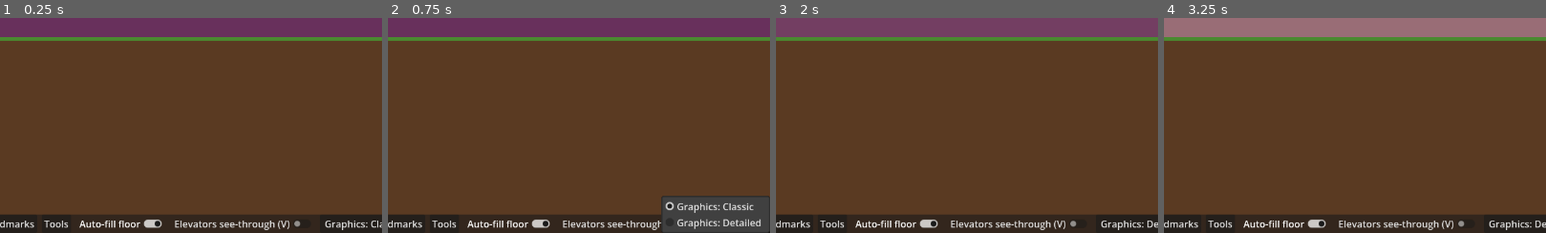
Above: before the commit, frames 1-4 (left to right).
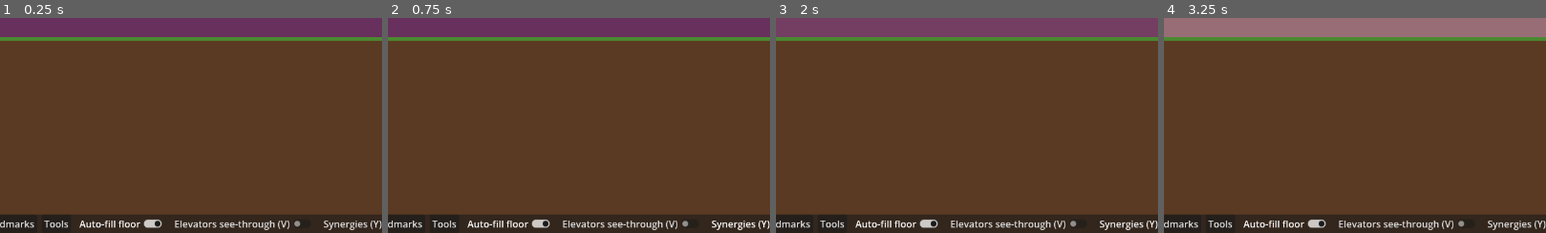
Above: after the commit, the same moments.

Repository: evidencelacking/TowerGame
Game: Godot game, scene res://scenes/main.tscn
The game is run twice, just before and just after one commit, with the same random seed, the same clock (stepped at 60 frames per second) and the same inputs.
Inputs (mouse positions are % of the whole screen's width and height, from its top left):
- Up to frame 1 (0.25 s): no input
- Up to frame 2 (0.75 s): click (98, 98) at 0.5 s, where only the run after the commit has a clickable "Synergies (Y)"
- Up to frame 3 (2 s): click (99, 98) at 1.25 s, where only the run before the commit has a clickable "Graphics: Classic"
- Up to frame 4 (3.25 s): click "2x" at 2 s; click "1x" at 2.75 s
The pictures show only the part of the screen within x 50-100%, y 50-100%; the shares and areas given below are measured in that part.

The runs differ from the first frame. In frame 1, 0.4% of the frame differs, in the area x 84-100%, y 94-99%; in frame 2, 4.7%, in the area x 71-100%, y 82-100%; in frame 3, 0.4%; in frame 4, 0.4%.

Commit message:
Synergy overlay: tint by net synergy, hover links, toolbar switch (refs #294)
Co-Authored-By: Claude Sonnet 5.5 <noreply@anthropic.com>

Diff:
--- /dev/null
+++ b/scripts/view/synergy_look.gd
@@ -0,0 +1,99 @@
+extends RefCounted
+## The synergy overlay (#294): a view filter that tints each room by its net synergy, green for a boost to red
+## for a harm, and, for the room under the cursor, draws faint links to the rooms that boost or harm it.
+## Pure reading of the sim (scripts/sim/synergy.gd) and the grid: nothing here writes to the tower, and the
+## same helpers serve Classic and Detailed, since the overlay paints in world pixels over either style's rooms.
+##
+## Net synergy of a room is the sum of what its neighbours do to it, in points: mood points, plus percent of a
+## condo's sale price, plus percent of a shop's takings. Noise has its own rule (noise.gd) and is not folded in.
+
+const SynergyScript := preload("res://scripts/sim/synergy.gd")
+const VC := preload("res://scripts/view/view_consts.gd")
+
+const FULL := 20  ## A net of this many points (or more, either way) shows the strongest tint.
+const MAX_ALPHA := 0.5
+const GOOD := Color(0.25, 0.85, 0.35)
+const BAD := Color(0.9, 0.25, 0.2)
+const SOURCE_EDGE := Color(1.0, 0.95, 0.6, 0.9)  ## The outline of a room that is a synergy source.
+const LINK_GOOD := Color(0.5, 1.0, 0.55, 0.55)
+const LINK_BAD := Color(1.0, 0.45, 0.4, 0.55)
+
+## The view option: whether the overlay is shown. Session state only: never saved, in the tower or elsewhere.
+static var on: bool = false
+
+
+## Net synergy points of a room of `kind` at `run` among `others` ([kind, run] source pairs).
+static func net_of(kind: String, run: Array, others: Array) -> int:
+	var net := SynergyScript.mood_delta(kind, run, others)
+	if kind == "condo":
+		net += SynergyScript.demand_percent(run, others)
+	net += SynergyScript.sales_percent(kind, run, others)
+	return net
+
+
+## The tint of a net value: clear at 0, green above, red below, stronger with the size, capped at FULL points.
+static func tint(net: int) -> Color:
+	if net == 0:
+		return Color(0.0, 0.0, 0.0, 0.0)
+	var strength := float(mini(absi(net), FULL)) / float(FULL)
+	var base := GOOD if net > 0 else BAD
+	return Color(base.r, base.g, base.b, MAX_ALPHA * strength)
+
+
+## The world pixel rect of a run [floor, column, length].
+static func rect_of(run: Array) -> Rect2i:
+	return Rect2i(int(run[1]) * VC.CELL_W, VC.floor_to_row(int(run[0])) * VC.CELL_H, int(run[2]) * VC.CELL_W, VC.CELL_H)
+
+
+## Every placed room with a nonzero net: {"id", "rect", "net"}, in room id order.
+static func tinted_rooms(tower: Object) -> Array[Dictionary]:
+	var found: Array[Dictionary] = []
+	var others := SynergyScript.others_of(tower.grid, tower.rooms)
+	if others.is_empty():
+		return found
+	for id: int in tower.rooms.room_ids():
+		if not tower.grid.has_occupant(id):
+			continue
+		var run: Array[int] = tower.grid.run_of(id)
+		var net := net_of(tower.rooms.kind_of(id), run, others)
+		if net != 0:
+			found.append({"id": id, "rect": rect_of(run), "net": net})
+	return found
+
+
+## The rooms that act on room `id`: {"rect", "amount"} per source in reach, amount summed over the rules that
+## apply (positive boosts, negative harms). Tower-wide rules on people (the clinic's recovery) have no room as
+## their target and so give no link.
+static func links_to(tower: Object, id: int) -> Array[Dictionary]:
+	var found: Array[Dictionary] = []
+	if id <= 0 or not tower.grid.has_occupant(id):
+		return found
+	var kind: String = tower.rooms.kind_of(id)
+	var run: Array[int] = tower.grid.run_of(id)
+	for other: Array in SynergyScript.others_of(tower.grid, tower.rooms):
+		var amount := 0
+		for rule: Array in SynergyScript.RULES:
+			if rule[0] == other[0] and rule[1] == kind and SynergyScript.in_reach(run, other[1], rule[4], rule[5]):
+				amount += int(rule[3])
+		if amount != 0:
+			found.append({"rect": rect_of(other[1]), "amount": amount})
+	return found
+
+
+## Paints the overlay: a tint over every room with a net, a pale outline round each source, and a link from
+## the hovered room (hover_id, or -1 for none) to every room acting on it.
+static func draw(canvas: Object, tower: Object, hover_id: int) -> void:
+	for id: int in tower.rooms.room_ids():
+		if tower.grid.has_occupant(id) and SynergyScript.is_source(tower.rooms.kind_of(id)):
+			canvas.draw_rect(Rect2(rect_of(tower.grid.run_of(id))).grow(-1.0), SOURCE_EDGE, false, 1.0)
+	for room: Dictionary in tinted_rooms(tower):
+		canvas.draw_rect(Rect2(room["rect"]), tint(room["net"]))
+	if hover_id <= 0 or not tower.grid.has_occupant(hover_id):
+		return
+	var here := Rect2(rect_of(tower.grid.run_of(hover_id)))
+	canvas.draw_rect(here.grow(-1.0), Color(1.0, 1.0, 1.0, 0.8), false, 1.0)
+	for link: Dictionary in links_to(tower, hover_id):
+		var there := Rect2(link["rect"])
+		var colour := LINK_GOOD if link["amount"] > 0 else LINK_BAD
+		canvas.draw_line(here.get_center(), there.get_center(), colour, 1.0)
+		canvas.draw_rect(there.grow(-1.0), colour, false, 1.0)
--- /dev/null
+++ b/scripts/view/synergy_overlay.gd
@@ -0,0 +1,50 @@
+class_name SynergyOverlay
+extends Node2D
+## Draws the synergy overlay (#294) over the tower when SynergyLook.on is set. A child of the renderer, whose
+## tower it reads each frame (the tower is assigned after this node exists); it never writes to it. It
+## repaints when the option, the room under the cursor, or the tower (every REFRESH_TICKS) changes, and does
+## nothing while the option is off.
+
+const SynergyLook := preload("res://scripts/view/synergy_look.gd")
+const RoomInfo := preload("res://scripts/view/room_info.gd")
+
+const REFRESH_TICKS := 30
+const FOLLOW_MOUSE := -2
+
+var hover_id: int = -1  ## The room painted as hovered, or -1.
+var hover_override: int = FOLLOW_MOUSE  ## Anything but FOLLOW_MOUSE is used as the hovered room (tests).
+var _shown_on: bool = false
+var _shown_hover: int = -1
+var _shown_tick: int = -1000000
+
+
+func _ready() -> void:
+	z_index = 4  # above the tower's sprite layers
+	z_as_relative = false
+
+
+func _tower() -> Object:
+	var parent := get_parent()
+	return parent.get("tower") if parent != null else null
+
+
+func _process(_delta: float) -> void:
+	var tower := _tower()
+	var on := SynergyLook.on and tower != null
+	if not on and not _shown_on:
+		return
+	hover_id = -1
+	if on:
+		hover_id = hover_override if hover_override != FOLLOW_MOUSE else RoomInfo.room_at(tower, get_global_mouse_position())
+	var tick: int = tower.tick if tower != null else 0
+	if on != _shown_on or hover_id != _shown_hover or absi(tick - _shown_tick) >= REFRESH_TICKS:
+		_shown_on = on
+		_shown_hover = hover_id
+		_shown_tick = tick
+		queue_redraw()
+
+
+func _draw() -> void:
+	var tower := _tower()
+	if tower != null and SynergyLook.on:
+		SynergyLook.draw(self, tower, hover_id)
--- a/scripts/view/toolbar.gd
+++ b/scripts/view/toolbar.gd
@@ -8,6 +8,7 @@
 const TowerSim := preload("res://scripts/sim/tower.gd")
 const CatalogueScript := preload("res://scripts/sim/room_catalogue.gd")
 const Ghost := preload("res://scripts/view/placement_ghost.gd")
+const SynergyLook := preload("res://scripts/view/synergy_look.gd")
 const HudScript := preload("res://scripts/view/hud.gd")
 const TransportLook := preload("res://scripts/view/transport_look.gd")
 const ViewSettings := preload("res://scripts/view/view_settings.gd")
@@ -52,6 +53,7 @@
 var _open_category: int = -1
 var _auto_fill: CheckButton  ## "Auto-fill floor" (#273): a view option, not saved in the tower.
 var _graphics: OptionButton  ## "Graphics: Classic / Detailed" (#301): a view option, not saved in the tower.
+var _synergies: CheckButton  ## "Synergies (Y)" (#294): the overlay filter, a view option never saved.
 var _see_through: CheckButton  ## "Elevators see-through" (#272): a view option, not saved in the tower.
 var _shown_stars: int = -1
 var _shown_tool: String = "?"
@@ -112,6 +114,14 @@
 	_see_through.button_pressed = TransportLook.see_through
 	_see_through.toggled.connect(_on_see_through_toggled)
 	row.add_child(_see_through)
+	_synergies = CheckButton.new()
+	_synergies.name = "Synergies"
+	_synergies.text = "Synergies (Y)"
+	_synergies.tooltip_text = "Tint each room by what its neighbours do to it, green boost to red harm; hover a room to see what acts on it. View only."
+	_synergies.focus_mode = Control.FOCUS_NONE
+	_synergies.button_pressed = SynergyLook.on
+	_synergies.toggled.connect(func(value: bool) -> void: SynergyLook.on = value)
+	row.add_child(_synergies)
 	_graphics = OptionButton.new()
 	_graphics.name = "Graphics"
 	_graphics.tooltip_text = "Graphics style: Classic or Detailed. View only."
@@ -136,6 +146,9 @@
 	var key := event as InputEventKey
 	if key != null and key.pressed and not key.echo and key.keycode == KEY_V and not key.ctrl_pressed and not key.alt_pressed:
 		_see_through.button_pressed = not _see_through.button_pressed
+		get_viewport().set_input_as_handled()
+	elif key != null and key.pressed and not key.echo and key.keycode == KEY_Y and not key.ctrl_pressed and not key.alt_pressed:
+		_synergies.button_pressed = not _synergies.button_pressed
 		get_viewport().set_input_as_handled()
 
 
--- a/scripts/view/tower_renderer.gd
+++ b/scripts/view/tower_renderer.gd
@@ -74,6 +74,7 @@
 	_static_sprite = _sprite_of(_static_view)
 	_dynamic_layer = _make_layer(size, _paint_dynamic)
 	_dynamic_view = _dynamic_layer.get_parent()
+	add_child(SynergyOverlay.new())  # the synergy filter (#294), above the layers; idle while off
 	_apply_density()
 	queue_redraw()
 
--- a/tests/run_tests.gd
+++ b/tests/run_tests.gd
@@ -100,6 +100,7 @@
 const TestSecurity := preload("res://tests/test_security.gd")
 const TestMedical := preload("res://tests/test_medical.gd")
 const TestDemoMode := preload("res://tests/test_demo_mode.gd")
+const TestSynergyLook := preload("res://tests/test_synergy_look.gd")
 
 var failures := 0
 
@@ -206,6 +207,7 @@
 	TestSecurity.run(check)
 	TestMedical.run(check)
 	TestDemoMode.run(check)
+	TestSynergyLook.run(check)
 	print("TESTS FINISHED failures=%d" % failures)
 	quit(failures)
 
--- /dev/null
+++ b/tests/test_synergy_look.gd
@@ -0,0 +1,94 @@
+extends RefCounted
+## Synergy overlay (#294): the tint per net value, the net of a room from the rules, the rooms that act on a
+## hovered room, that reading changes nothing in the tower, and that painting stays on the rooms involved.
+## The overlay paints world pixels, so one path serves both graphics styles.
+
+const Look := preload("res://scripts/view/synergy_look.gd")
+const Catalogue := preload("res://scripts/sim/room_catalogue.gd")
+const TowerSim := preload("res://scripts/sim/tower.gd")
+const TestEvaluation := preload("res://tests/test_evaluation.gd")
+const VC := preload("res://scripts/view/view_consts.gd")
+
+
+## Records draw_rect and draw_line calls.
+class Recorder:
+	extends RefCounted
+	var rects: Array[Rect2] = []
+	var lines: int = 0
+	var fills: Array[Color] = []
+
+	func draw_rect(r: Variant, c: Color, filled: bool = true, _width: float = -1.0) -> void:
+		rects.append(Rect2(r))
+		if filled:
+			fills.append(c)
+
+	func draw_line(_a: Vector2, _b: Vector2, _c: Color, _width: float = -1.0) -> void:
+		lines += 1
+
+
+static func _place(t: TowerSim, kind: String, floor_number: int, x: int) -> int:
+	return t.rooms.place_room(t.grid, t.floors, t.ledger, 0, Catalogue.IDS.find(kind), floor_number, x)
+
+
+static func run(check: Callable) -> void:
+	_tint(check)
+	_net(check)
+	_in_a_tower(check)
+
+
+## Clear at zero, green above, red below, stronger with size, capped.
+static func _tint(check: Callable) -> void:
+	check.call(Look.tint(0).a == 0.0, "synergy overlay: a net of 0 is clear")
+	var plus := Look.tint(8)
+	var minus := Look.tint(-8)
+	check.call(plus.g > plus.r and plus.a > 0.0, "synergy overlay: a boost tints green")
+	check.call(minus.r > minus.g and minus.a > 0.0, "synergy overlay: a harm tints red")
+	check.call(Look.tint(16).a > Look.tint(4).a and Look.tint(-16).a > Look.tint(-4).a, "synergy overlay: a bigger net tints stronger")
+	check.call(Look.tint(Look.FULL).a == Look.tint(Look.FULL * 5).a and is_equal_approx(Look.tint(Look.FULL).a, Look.MAX_ALPHA), "synergy overlay: the tint is capped at the full strength")
+	check.call(is_equal_approx(Look.tint(-5).a, Look.tint(5).a), "synergy overlay: a harm and a boost of the same size tint equally strongly")
+
+
+## Net of a room from the rule table, with mood, the condo's price and a shop's takings all counted.
+static func _net(check: Callable) -> void:
+	var office := [3, 100, 9]
+	check.call(Look.net_of("office", office, []) == 0, "synergy overlay: a room with no sources nets 0")
+	check.call(Look.net_of("office", office, [["gym", [3, 110, 8]]]) == 4, "synergy overlay: a gym beside an office nets +4")
+	check.call(Look.net_of("office", [20, 100, 9], [["gym", [3, 110, 8]]]) == 0, "synergy overlay: a gym out of reach nets 0")
+	check.call(Look.net_of("condo", [4, 100, 8], [["daycare", [4, 110, 8]]]) == 14, "synergy overlay: a daycare gives a condo its mood and price (+4 +10)")
+	check.call(Look.net_of("condo", [4, 100, 8], [["nightclub", [4, 110, 8]]]) == -6, "synergy overlay: a nightclub harms a condo")
+	check.call(Look.net_of("restaurant", [2, 100, 8], [["garden", [90, 0, 8]]]) == 8, "synergy overlay: a garden feeds a restaurant tower-wide")
+
+
+## In a real tower: the offices read their gym, the links name it, and reading changes nothing.
+static func _in_a_tower(check: Callable) -> void:
+	var t := TestEvaluation._pair("office")
+	check.call(Look.tinted_rooms(t).is_empty(), "synergy overlay: a tower without sources tints nothing")
+	check.call(_place(t, "gym", 3, 130) == 0, "synergy overlay: the test gym places")
+	var before := t.state_hash()
+	var tinted := Look.tinted_rooms(t)
+	check.call(not tinted.is_empty(), "synergy overlay: a gym tints the offices it reaches")
+	var all_positive := true
+	for room: Dictionary in tinted:
+		all_positive = all_positive and int(room["net"]) > 0
+	check.call(all_positive, "synergy overlay: every tinted room of a gym is a boost")
+	var office_id := -1
+	for id: int in t.rooms.room_ids():
+		if t.rooms.kind_of(id) == "office":
+			office_id = id
+			break
+	check.call(office_id > 0, "synergy overlay: the test tower has an office")
+	var links := Look.links_to(t, office_id)
+	check.call(links.size() == 1 and int(links[0]["amount"]) == 4, "synergy overlay: the hovered office links to its gym with +4 (%d links)" % links.size())
+	check.call(Look.links_to(t, -1).is_empty() and Look.links_to(t, 9999).is_empty(), "synergy overlay: no room under the cursor means no links")
+	var plain := Recorder.new()
+	Look.draw(plain, t, -1)
+	var hovered := Recorder.new()
+	Look.draw(hovered, t, office_id)
+	check.call(plain.lines == 0 and hovered.lines == 1, "synergy overlay: links are drawn only for the hovered room")
+	check.call(plain.fills.size() == tinted.size(), "synergy overlay: one tint per tinted room")
+	var floor_top := float(VC.floor_to_row(3) * VC.CELL_H)
+	var inside := not hovered.rects.is_empty()
+	for r: Rect2 in hovered.rects:
+		inside = inside and r.position.y >= floor_top - 1.0 and r.end.y <= floor_top + float(VC.CELL_H) + 1.0
+	check.call(inside, "synergy overlay: everything is painted on the floor of the rooms involved")
+	check.call(t.state_hash() == before, "synergy overlay: reading and painting leave the tower unchanged")
--- /dev/null
+++ b/tools/capture_synergy_overlay.gd
@@ -0,0 +1,105 @@
+extends SceneTree
+## Documentation capture for the synergy overlay (#294): a small tower with a gym among offices, a daycare
+## among condos and a clinic, drawn by the real TowerRenderer with the overlay on and an office hovered, in
+## Classic (top) and Detailed (bottom), saved as one PNG. Needs a window (headless has no renderer); quits
+## with an error when a room could not be placed, the overlay is missing, or the picture could not be saved.
+## Run: <godot exe> --path . --script res://tools/capture_synergy_overlay.gd -- out=docs/mockups/synergy_overlay.png
+
+const TowerSim := preload("res://scripts/sim/tower.gd")
+const CatalogueScript := preload("res://scripts/sim/room_catalogue.gd")
+const RoomsScript := preload("res://scripts/sim/rooms.gd")
+const SynergyLook := preload("res://scripts/view/synergy_look.gd")
+const ViewSettings := preload("res://scripts/view/view_settings.gd")
+const VC := preload("res://scripts/view/view_consts.gd")
+
+const LEFT := 100
+const COLUMNS := 64
+const ZOOM := 3
+const SETTLE_FRAMES := 10
+const MAX_FRAMES := 600  ## Give up (with an error) if the window never produces frames.
+## [floor, [[kind, count], ...]] from the bottom up.
+const ROWS: Array = [
+	[3, [["office", 3], ["gym", 1], ["office", 2]]],
+	[4, [["condo", 2], ["daycare", 1], ["condo", 1]]],
+	[5, [["office", 2], ["clinic", 1], ["office", 2]]],
+]
+
+var _frames: int = 0
+var _total: int = 0
+var _stage: int = 0  ## 0 Classic, 1 Detailed.
+var _failed: bool = false
+var _out: String = "docs/mockups/synergy_overlay.png"
+var _tower: TowerSim = null
+var _renderer: TowerRenderer = null
+var _overlay: SynergyOverlay = null
+var _shots: Array[Image] = []
+
+
+func _initialize() -> void:
+	for arg in OS.get_cmdline_user_args():
+		if arg.begins_with("out="):
+			_out = arg.get_slice("=", 1)
+	_tower = TowerSim.new(7, 2000000000)
+	_tower.stars = 5
+	_tower.floors.build_lobby(_tower.ledger, 0, 1, LEFT, LEFT + COLUMNS - 1, 2)
+	for row: Array in ROWS:
+		var floor_number: int = row[0]
+		_tower.floors.fill_span(floor_number, LEFT, LEFT + COLUMNS - 1)
+		var x := LEFT
+		for entry: Array in row[1]:
+			var kind: String = entry[0]
+			for n: int in (entry[1] as int):
+				var code := _tower.rooms.place_room(_tower.grid, _tower.floors, _tower.ledger, 0, CatalogueScript.IDS.find(kind), floor_number, x)
+				if code != RoomsScript.OK:
+					printerr("could not place %s at floor %d column %d: code %d" % [kind, floor_number, x, code])
+					_failed = true
+				x += int(CatalogueScript.field(kind, "width"))
+	_renderer = TowerRenderer.new()
+	root.add_child(_renderer)
+	_renderer.set_tower(_tower)
+	var camera := Camera2D.new()
+	root.add_child(camera)
+	camera.zoom = Vector2(ZOOM, ZOOM)
+	var top := VC.floor_to_row(5) * VC.CELL_H
+	camera.position = Vector2((LEFT + COLUMNS / 2) * VC.CELL_W, top + 1.5 * VC.CELL_H)
+	root.size = Vector2i(COLUMNS * VC.CELL_W * ZOOM + 80, 3 * VC.CELL_H * ZOOM + 40)
+	SynergyLook.on = true
+
+
+func _process(_delta: float) -> bool:
+	_total += 1
+	if _failed or _total > MAX_FRAMES:
+		quit(1)
+		return true
+	if _overlay == null:  # the renderer's children exist once the tree has run its first frame
+		for child: Node in _renderer.get_children():
+			if child is SynergyOverlay:
+				_overlay = child
+		if _overlay == null:
+			printerr("the renderer has no synergy overlay")
+			quit(1)
+			return true
+		for id: int in _tower.rooms.room_ids():
+			if _tower.rooms.kind_of(id) == "office":
+				_overlay.hover_override = id  # the first office: its links point at the gym
+				break
+	if _frames == 0:  # the renderer reads the saved style in its _ready, so set it after
+		ViewSettings.detailed_graphics = _stage == 1
+	_frames += 1
+	if _frames < SETTLE_FRAMES:
+		return false
+	_shots.append(root.get_texture().get_image())
+	_frames = 0
+	_stage += 1
+	if _stage < 2:
+		return false
+	var width := _shots[0].get_width()
+	var height := _shots[0].get_height()
+	var sheet := Image.create(width, height * 2 + 6, false, Image.FORMAT_RGBA8)
+	sheet.fill(Color.BLACK)
+	sheet.blit_rect(_shots[0], Rect2i(0, 0, width, height), Vector2i(0, 0))
+	sheet.blit_rect(_shots[1], Rect2i(0, 0, width, height), Vector2i(0, height + 6))
+	var err := sheet.save_png(_out)
+	print("saved ", _out, " code ", err)
+	quit(0 if err == OK else 1)
+	return true
--- a/tools/ui_test.gd
+++ b/tools/ui_test.gd
@@ -19,6 +19,7 @@
 const CatalogueScript := preload("res://scripts/sim/room_catalogue.gd")
 const RoomsScript := preload("res://scripts/sim/rooms.gd")
 const ToolbarScript := preload("res://scripts/view/toolbar.gd")
+const SynergyLookScript := preload("res://scripts/view/synergy_look.gd")
 const GhostScript := preload("res://scripts/view/placement_ghost.gd")
 const ElevatorView := preload("res://scripts/view/elevator_view.gd")
 const PeopleViewScript := preload("res://scripts/view/people_view.gd")
@@ -88,6 +89,7 @@
 	await _behind_cases()
 	await _fill_cases()
 	await _graphics_cases()
+	await _synergy_cases()
 
 
 func _toolbar_cases() -> void:
@@ -282,6 +284,34 @@
 	ViewSettingsScript.set_detailed_graphics(was)
 	_record("graphics.toggle", "graphics", "Graphics: Detailed then Classic from the toolbar switches the renderer's style", "-", found and live and back,
 		"picker found %s, Detailed live %s, Classic back %s" % [str(found), str(live), str(back)])
+
+
+## Synergy overlay (#294): the toolbar's Synergies switch turns the overlay on and off live, in Classic and in
+## Detailed. (That reading changes nothing in the tower is in tests/test_synergy_look.gd: here the sim runs.)
+func _synergy_cases() -> void:
+	var button := _toolbar.find_child("Synergies", true, false) as CheckButton
+	var renderer := _main.find_child("TowerRenderer", true, false)
+	var overlay: Node = null
+	if renderer != null:
+		for child: Node in renderer.get_children():
+			if child is SynergyOverlay:
+				overlay = child
+	var was := ViewSettingsScript.detailed_graphics
+	var found := button != null and overlay != null
+	var results: Array[bool] = []
+	if found:
+		for detailed: bool in [false, true]:
+			ViewSettingsScript.set_detailed_graphics(detailed)
+			await _frames(2)
+			button.button_pressed = true
+			await _frames(2)
+			var shown: bool = SynergyLookScript.on and overlay._shown_on
+			button.button_pressed = false
+			await _frames(2)
+			results.append(shown and not SynergyLookScript.on and not overlay._shown_on)
+	ViewSettingsScript.set_detailed_graphics(was)
+	_record("synergy.toggle", "synergy", "Synergies from the toolbar shows and hides the overlay in Classic and Detailed", "-", found and results.size() == 2 and not results.has(false),
+		"switch and overlay found %s, results %s" % [str(found), str(results)])
 
 
 func _window_cases() -> void:
Binary file added: docs/mockups/synergy_overlay.png
Not shown, added: scripts/view/synergy_look.gd.uid
Not shown, added: scripts/view/synergy_overlay.gd.uid
Not shown, added: tests/test_synergy_look.gd.uid
Not shown, added: tools/capture_synergy_overlay.gd.uid
